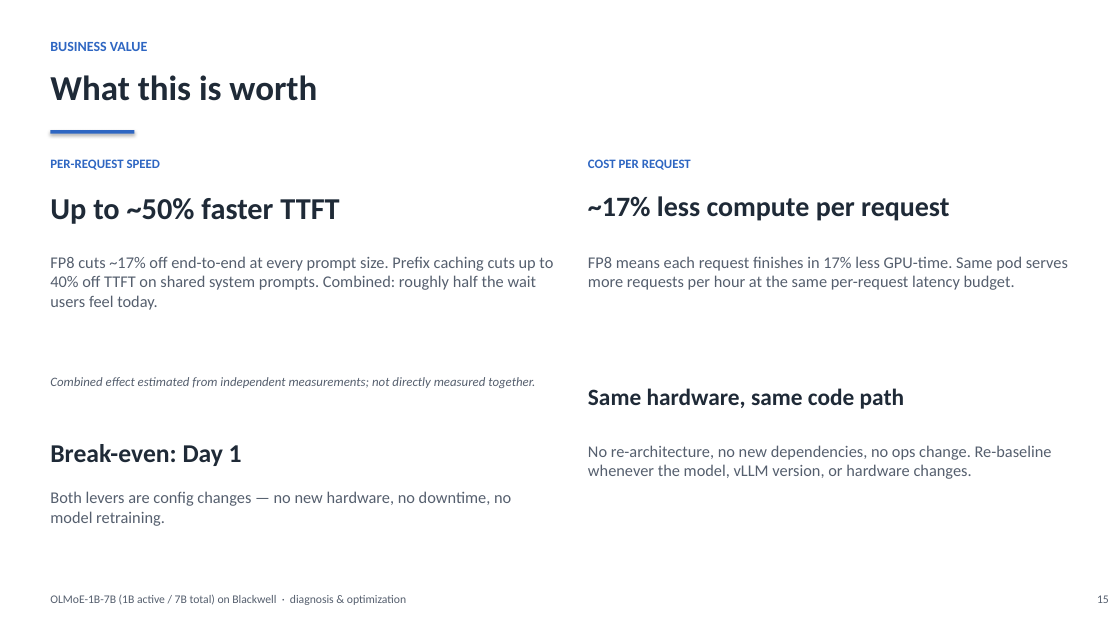
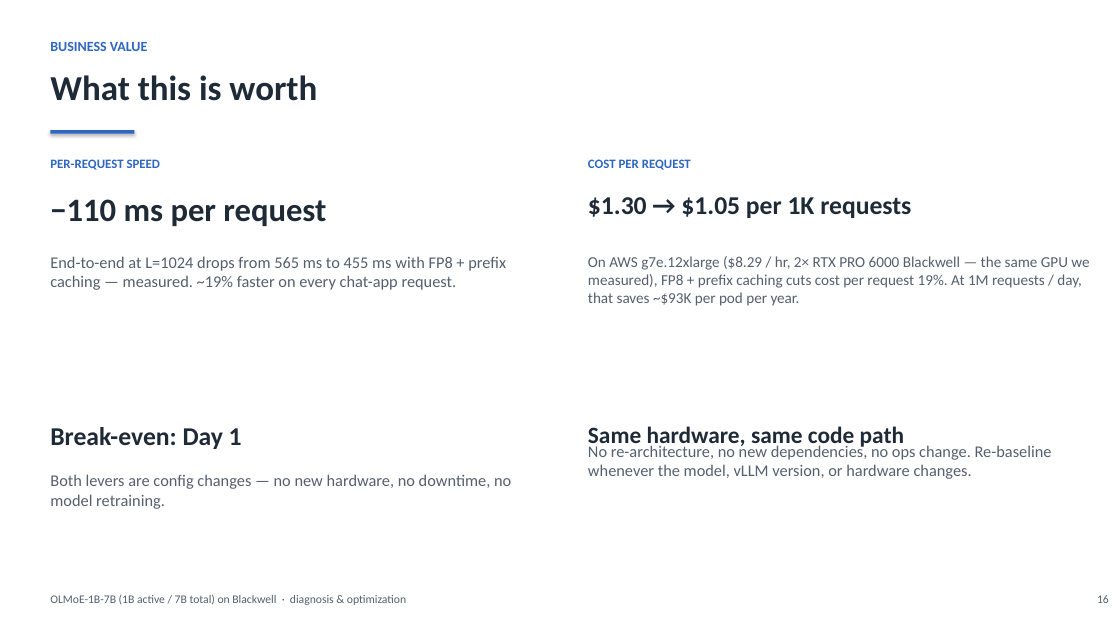
Before and after one commit to harishvs/moe-inference-optimize, a slide deck: slide 16 of talk/deck.pptx (slide 15 before the commit). Drawn at 1120x630 pixels with LibreOffice and Linux fonts; fonts in the diff are those of the drawing. Boxes give left, top, right and bottom in pixels: in the first picture for what was removed or moved away, otherwise in the second. Text is boxed around its words. In the diff, an @@ line names an element or a change of style, - is before the commit and + after.

Commit message:
deck changes

```diff
--- a/talk/deck.pptx
+++ b/talk/deck.pptx
@@ text at [50,199,326,226]: text changed; size 26 to 28 pt @@
-Up to ~50% faster TTFT
+−110 ms per request
@@ text at [588,197,911,218]: text changed; size 24 to 22 pt @@
-~17% less compute per request
+$1.30 → $1.05 per 1K requests
@@ text at [50,256,506,290]: text changed @@
-FP8 cuts ~17% off end-to-end at every prompt size. Prefix caching cuts up to 40% off TTFT on shared system prompts. Combined: roughly half the wait users feel today.
+End-to-end at L=1024 drops from 565 ms to 455 ms with FP8 + prefix caching — measured. ~19% faster on every chat-app request.
@@ text removed at [588,256,1068,290] @@
-FP8 means each request finishes in 17% less GPU-time. Same pod serves more requests per hour at the same per-request latency budget.
@@ text added at [588,256,1089,306], 13 pt, text #555F6E @@
+On AWS g7e.12xlarge ($8.29 / hr, 2× RTX PRO 6000 Blackwell — the same GPU we measured), FP8 + prefix caching cuts cost per request 19%. At 1M requests / day, that saves ~$93K per pod per year.
@@ text removed at [50,377,535,388] @@
-Combined effect estimated from independent measurements; not directly measured together.
@@ text "Break-even: Day 1": place and size @@
-text "Break-even: Day 1" at [50,444,242,466]
+text "Break-even: Day 1" at [50,427,242,449]
@@ text "Same hardware, same code path": place and size @@
-text "Same hardware, same code path" at [588,388,904,409]
+text "Same hardware, same code path" at [588,426,904,449]
@@ text "Both levers are config changes ...": place and size @@
-text "Both levers are config changes ..." at [50,491,511,526]
+text "Both levers are config changes ..." at [50,474,511,509]
@@ text at [1097,595,1109,603]: text changed @@
-15
+16
```
Also in this commit, not shown: 9 other slides changed, 3 slides added, 54 other files.
